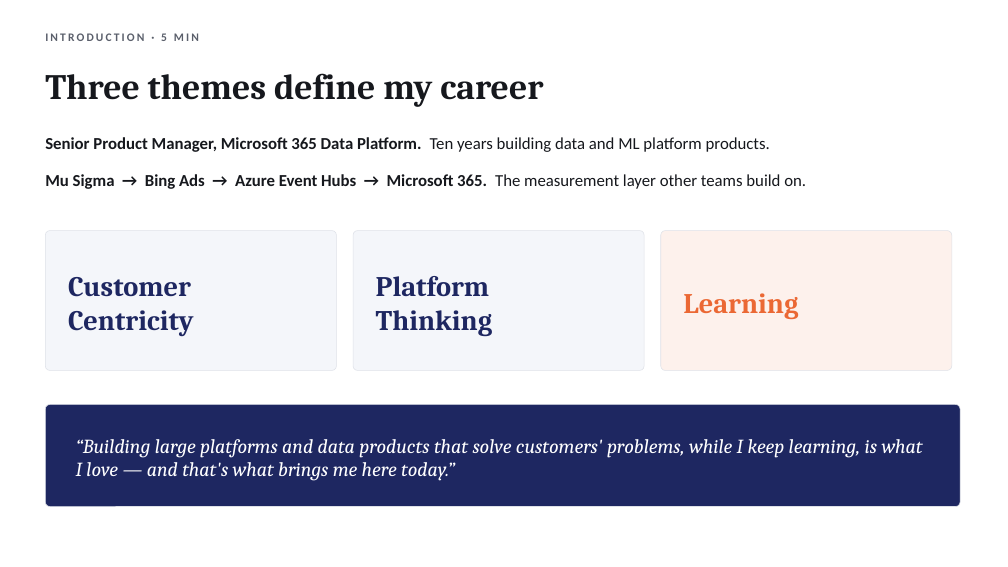
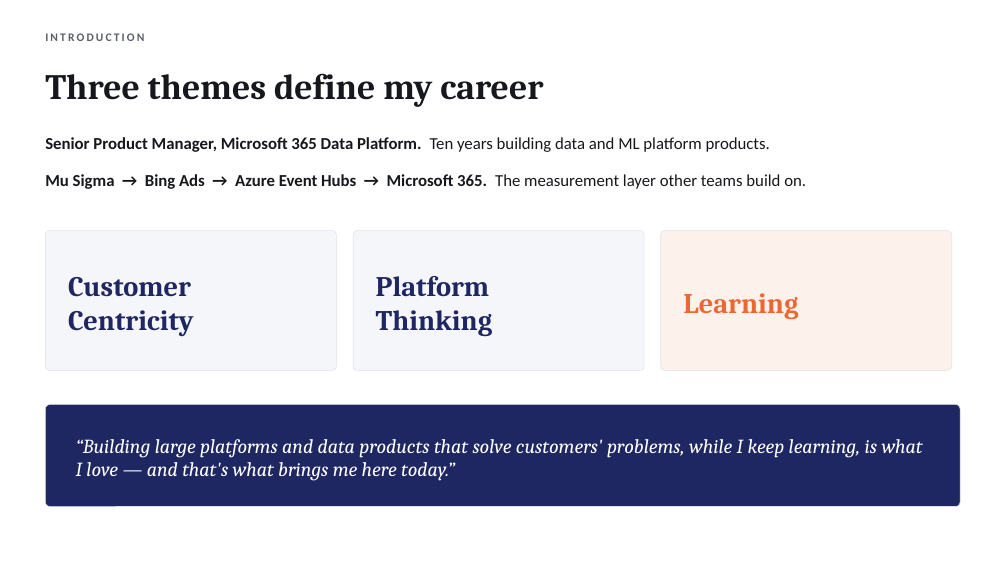
Before and after one commit to suraj-iyer9/AnalyticsFW-Aug2026, a slide deck: slide 2 of docs/executive_deck.pptx. Drawn at 1008x567 pixels with LibreOffice and Linux fonts; fonts in the diff are those of the drawing. Boxes give left, top, right and bottom in pixels: in the first picture for what was removed or moved away, otherwise in the second. Text is boxed around its words. In the diff, an @@ line names an element or a change of style, - is before the commit and + after.

```diff
--- a/docs/executive_deck.pptx
+++ b/docs/executive_deck.pptx
@@ text at <box>45,33,144,41</box>: text changed @@
-INTRODUCTION · 5 MIN
+INTRODUCTION
```
Also in this commit, not shown: 6 other slides changed, 1 other file.
